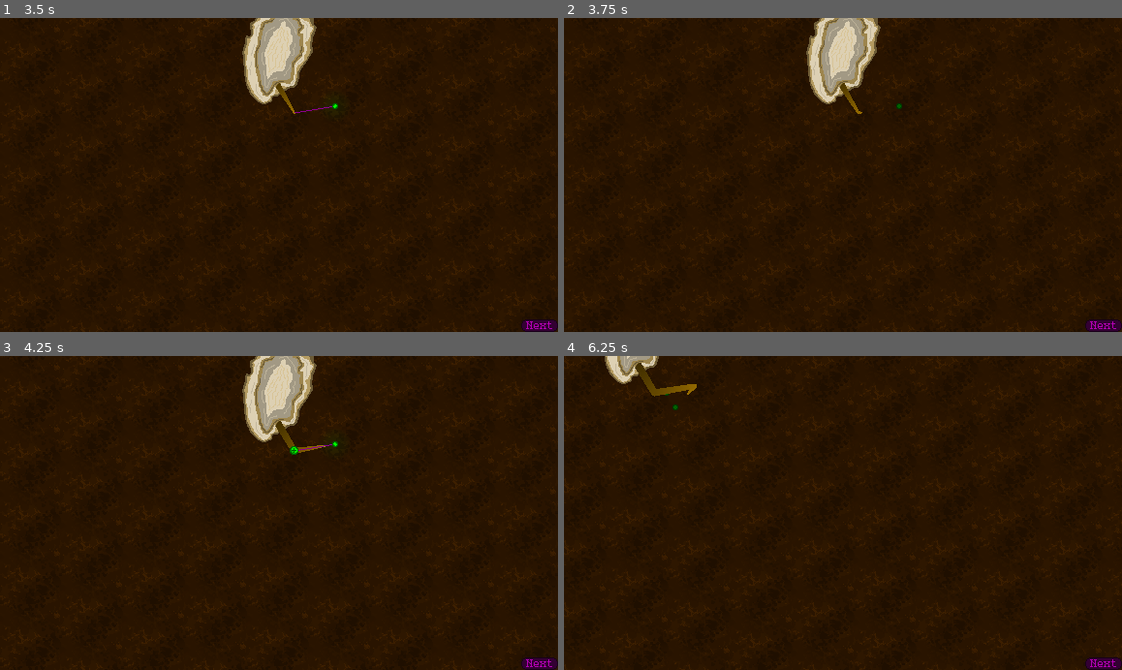
Above: before the commit, frames 1-4 (two rows, left to right).
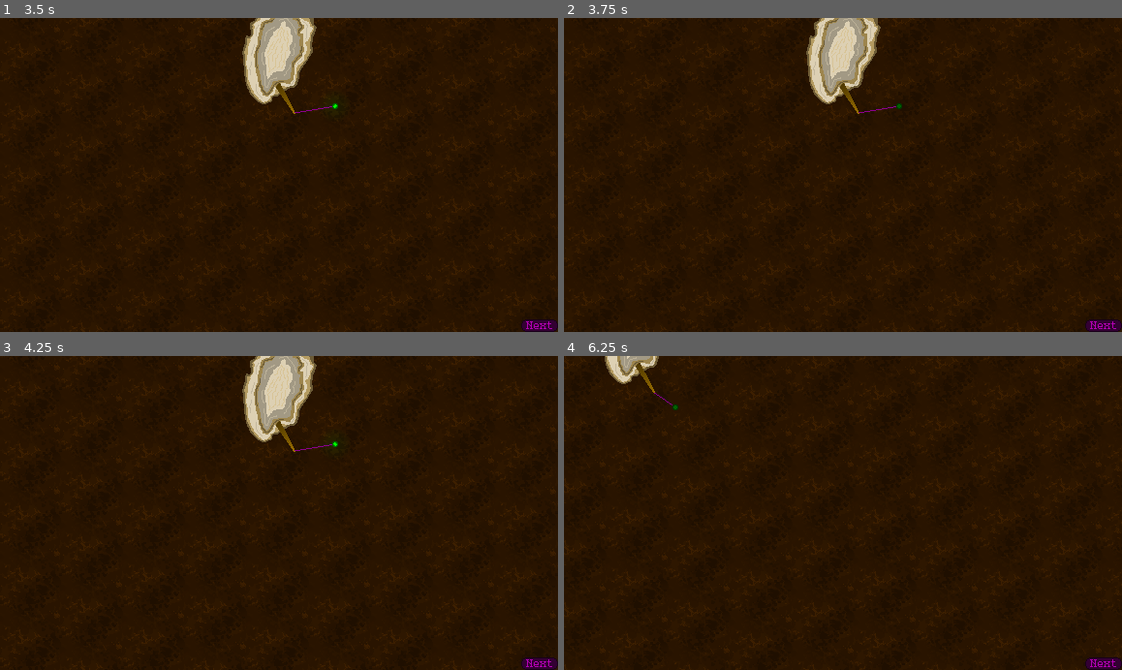
Above: after the commit, the same moments.

Repository: dragonryan06/trellis
Game: Godot game, scene res://test_world.tscn
Same seed, same stepped clock (60 frames per second), same inputs: the game is played once before the commit and once after it.
Inputs (mouse positions are in pixels of both pictures, inside the frame that each line leads up to):
- Up to frame 1 (3.5 s): click "Next" at 0.5 s; click "Next" at 1.25 s; click "Next" at 2 s; tap Enter at 2.75 s; drag from (295, 112) to (334, 105) at 2.77 s
- Up to frame 2 (3.75 s): tap Space at 3.5 s; drag from (731, 190) to (898, 105) at 3.52 s
- Up to frame 3 (4.25 s): no input
- Up to frame 4 (6.25 s): tap Enter at 4.25 s; move the mouse to (859, 450) at 4.27 s; hold Right (camera_pan_right) 4.28-5 s; click (859, 450) at 4.42 s; drag from (736, 450) to (675, 465) at 5.02 s; tap Space at 5.75 s; move the mouse to (1010, 560) at 5.77 s; hold Down (camera_pan_down) from 5.78 s (still down); click (1010, 560) at 5.92 s

Frame 1 is identical in both runs. In frame 2, less than 0.1% of the frame differs, in the area x 49-60%, y 20-31%; in frame 3, 0.1%; in frame 4, 0.3%, in the area x 12-24%, y 2-16%.
Error after the commit: Parse Error: Preload file "res://growing/branch_handle.tscn" does not exist. (res://growing/root.gd:5)

Commit message:
Rearrange folders to be less specific about roots

Diff:
--- a/rooting/root.gd
+++ b/growing/root.gd
@@ -2,7 +2,7 @@
 extends Line2D
 
 @onready
-var BranchHandleScene = preload("res://rooting/branch_handle.tscn")
+var BranchHandleScene = preload("res://growing/branch_handle.tscn")
 
 var root_tip_position: Vector2:
 	get:
@@ -29,7 +29,7 @@
 	for child in get_children():
 		if (!(child is BranchHandle and child.was_moved)):
 			continue
-		var branch = load("res://rooting/root.tscn").instantiate()
+		var branch = load("res://growing/root.tscn").instantiate()
 		branch.add_point(child.origin)
 		add_sibling(branch)
 		branch.grow_to(child.position)
--- a/rooting/root.tscn
+++ b/growing/root.tscn
@@ -1,8 +1,8 @@
 [gd_scene format=3 uid="uid://0nt8blcx0ock"]
 
-[ext_resource type="Texture2D" uid="uid://dq7oyd34ucsih" path="res://rooting/grow_handle.png" id="1_q38kt"]
-[ext_resource type="Script" uid="uid://fsrspbj0b0vo" path="res://rooting/root.gd" id="1_sl3re"]
-[ext_resource type="Script" uid="uid://djqqtsj1hf21w" path="res://rooting/handle_base.gd" id="2_sl3re"]
+[ext_resource type="Texture2D" uid="uid://dq7oyd34ucsih" path="res://growing/ui/grow_handle.png" id="1_q38kt"]
+[ext_resource type="Script" uid="uid://fsrspbj0b0vo" path="res://growing/root.gd" id="1_sl3re"]
+[ext_resource type="Script" uid="uid://djqqtsj1hf21w" path="res://growing/ui/handle_base.gd" id="2_sl3re"]
 
 [sub_resource type="Curve" id="Curve_gy3sr"]
 _data = [Vector2(0, 1), 0.0, 0.0, 0, 0, Vector2(0.75, 0.75280905), 0.0, 0.0, 0, 0, Vector2(1, 0.25), 0.0, 0.0, 0, 0]
--- a/rooting/branch_handle.tscn
+++ b/growing/ui/branch_handle.tscn
@@ -1,7 +1,7 @@
 [gd_scene format=3 uid="uid://gx6f3aenjsmp"]
 
-[ext_resource type="Script" uid="uid://rcwwhhi8or71" path="res://rooting/branch_handle.gd" id="1_fbet3"]
-[ext_resource type="Texture2D" uid="uid://bwbgctga2c5iy" path="res://rooting/branch_handle.png" id="1_jsup7"]
+[ext_resource type="Script" uid="uid://rcwwhhi8or71" path="res://growing/ui/branch_handle.gd" id="1_fbet3"]
+[ext_resource type="Texture2D" uid="uid://bwbgctga2c5iy" path="res://growing/ui/branch_handle.png" id="1_jsup7"]
 
 [sub_resource type="CircleShape2D" id="CircleShape2D_fbet3"]
 
--- a/rooting/root_system.tscn
+++ b/plants/player_core.tscn
@@ -1,11 +1,11 @@
 [gd_scene format=3 uid="uid://dgqsxm6vmlr5g"]
 
-[ext_resource type="Texture2D" uid="uid://crx3gigsc3i5i" path="res://rooting/seed_whole.png" id="1_kvdd2"]
-[ext_resource type="Script" uid="uid://fsrspbj0b0vo" path="res://rooting/root.gd" id="2_kvdd2"]
-[ext_resource type="Texture2D" uid="uid://dq7oyd34ucsih" path="res://rooting/grow_handle.png" id="3_kvdd2"]
-[ext_resource type="Script" uid="uid://djqqtsj1hf21w" path="res://rooting/handle_base.gd" id="3_ky63x"]
-[ext_resource type="Texture2D" uid="uid://bfqv4wk176lro" path="res://rooting/seed_root_cover.png" id="5_ky63x"]
-[ext_resource type="Texture2D" uid="uid://ne8ul6110gl" path="res://rooting/seed_sprout_cover.png" id="6_0u8kd"]
+[ext_resource type="Texture2D" uid="uid://crx3gigsc3i5i" path="res://plants/seed_whole.png" id="1_kvdd2"]
+[ext_resource type="Script" uid="uid://fsrspbj0b0vo" path="res://growing/root.gd" id="2_kvdd2"]
+[ext_resource type="Texture2D" uid="uid://dq7oyd34ucsih" path="res://growing/ui/grow_handle.png" id="3_kvdd2"]
+[ext_resource type="Script" uid="uid://djqqtsj1hf21w" path="res://growing/ui/handle_base.gd" id="3_ky63x"]
+[ext_resource type="Texture2D" uid="uid://bfqv4wk176lro" path="res://plants/seed_root_cover.png" id="5_ky63x"]
+[ext_resource type="Texture2D" uid="uid://ne8ul6110gl" path="res://plants/seed_sprout_cover.png" id="6_0u8kd"]
 
 [sub_resource type="Curve" id="Curve_gy3sr"]
 _data = [Vector2(0, 1), 0.0, 0.0, 0, 0, Vector2(0.75, 0.75280905), 0.0, 0.0, 0, 0, Vector2(1, 0.25), 0.0, 0.0, 0, 0]
@@ -92,7 +92,7 @@
 fill_from = Vector2(0.5, 0.5)
 fill_to = Vector2(0.9, 0.9)
 
-[node name="RootSystem" type="Sprite2D" unique_id=435886559]
+[node name="PlayerCore" type="Sprite2D" unique_id=435886559]
 texture = ExtResource("1_kvdd2")
 
 [node name="Taproot" type="Line2D" parent="." unique_id=686598111]
--- a/test_world.tscn
+++ b/test_world.tscn
@@ -2,7 +2,7 @@
 
 [ext_resource type="Script" uid="uid://j0a2ggokrtd4" path="res://meta/test_world.gd" id="1_1lwx6"]
 [ext_resource type="Texture2D" uid="uid://dkyja5sv2j55t" path="res://backdrop/test-dirt.png" id="1_dxppu"]
-[ext_resource type="PackedScene" uid="uid://dgqsxm6vmlr5g" path="res://rooting/root_system.tscn" id="3_1lwx6"]
+[ext_resource type="PackedScene" uid="uid://dgqsxm6vmlr5g" path="res://plants/player_core.tscn" id="3_1lwx6"]
 [ext_resource type="Script" uid="uid://b31wlpyc00bk6" path="res://meta/player_camera.gd" id="3_dsnr4"]
 [ext_resource type="Texture2D" uid="uid://cmxnj3c8a1xvt" path="res://backdrop/sky.png" id="3_lf0gk"]
 [ext_resource type="Texture2D" uid="uid://btyfaptwwurb5" path="res://backdrop/sun.png" id="3_ud3vi"]
Renamed: rooting/root.gd.uid -> growing/root.gd.uid
Renamed: rooting/branch_handle.gd -> growing/ui/branch_handle.gd
Renamed: rooting/branch_handle.gd.uid -> growing/ui/branch_handle.gd.uid
Renamed: rooting/branch_handle.png -> growing/ui/branch_handle.png
Not shown, changed: growing/ui/branch_handle.png.import
Renamed: rooting/grow_handle.png -> growing/ui/grow_handle.png
Not shown, changed: growing/ui/grow_handle.png.import
Renamed: rooting/handle_base.gd -> growing/ui/handle_base.gd
Renamed: rooting/handle_base.gd.uid -> growing/ui/handle_base.gd.uid
Renamed: rooting/seed_root_cover.png -> plants/seed_root_cover.png
Not shown, changed: plants/seed_root_cover.png.import
Renamed: rooting/seed_sprout_cover.png -> plants/seed_sprout_cover.png
(and 3 more such lines)
